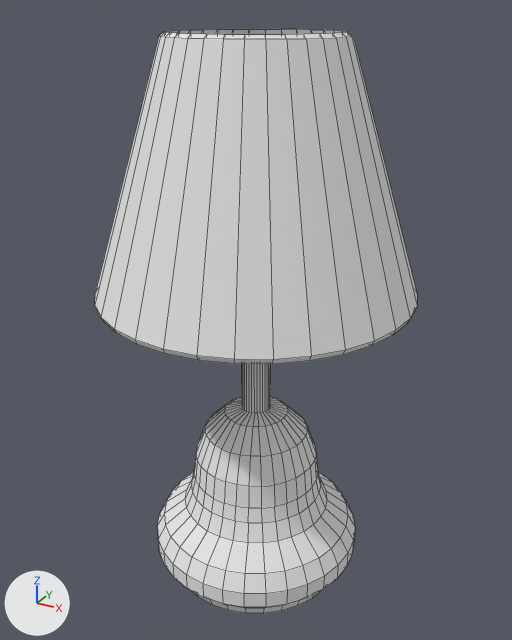
The Blender file House builder/Assets/Models/Furniture/Lamp.blend as it was, and as the next commit left it.
Camera for both pictures: a 50 mm camera at (3.82, -6.95, 6.73) aimed at (-0.03, 0.05, 3.23). The axes (+X, +Y, +Z) are drawn at lower left. The lights are the same throughout. Mesh edges are drawn as thin lines.

Objects in the first picture: 'Lamp'.
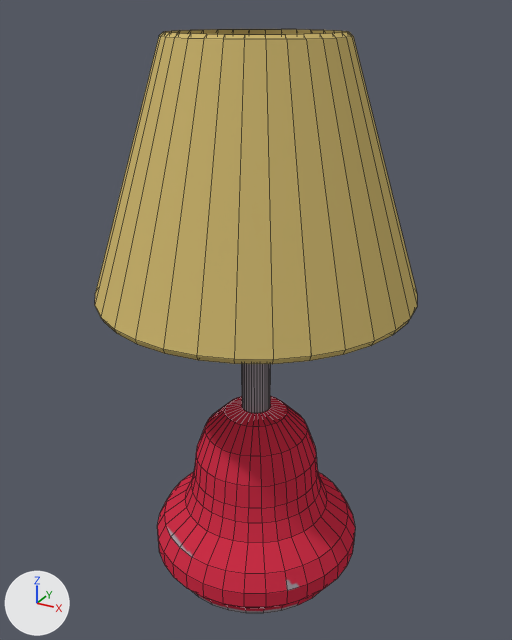
Location of each change, (x1, y1, x2, y2) in pixels of the pictures (512 x 640 px):
'Lamp', surface changed: (95, 29, 417, 613) in both

What the commit changed:
Picture 'Lamp_texture.png' (img_lamp_texture_png) is new.
In material 'Material' (mat_material), base_color is no longer (0.8, 0.8, 0.8), white #e7e7e7.
In material 'Material' (mat_material), texture is now set to img_lamp_texture_png.
me_cylinder has 640 vertices, 610 faces and spans x -1.89..1.89, y -1.89..1.89, z -0.31..6.51.
me_cylinder is used by ob_lamp; location (0.0, 0.0, 0.0).
me_cylinder part 1: texture (UV) coordinates of 610 of 610 faces, centred in x -1.86..1.86, y -1.86..1.86, z -0.31..6.49, changed; they spanned u 0.0..1.0, v 0.0..1.0 and now span u 0.07..0.94, v 0.05..0.97.
